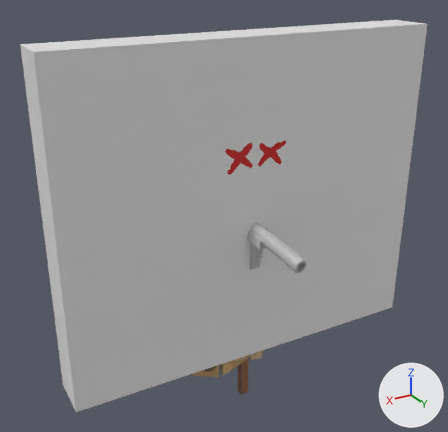
One commit to the glTF model assets/Target (9).glb: the scene before it, then after it.
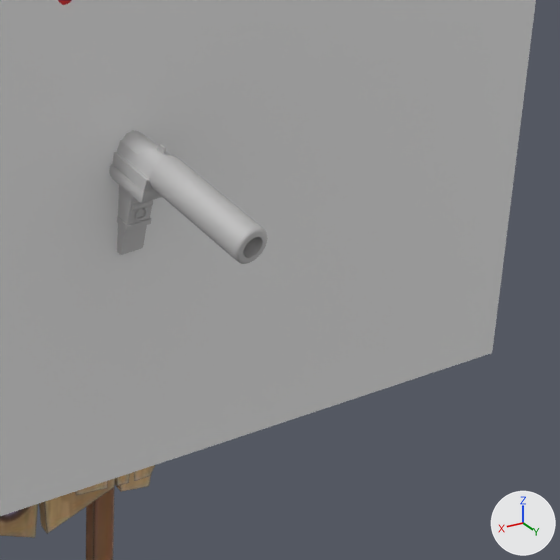
Old and new are each drawn whole from a 50 mm lens placed at (-2.76, -40.94, 7.39), pointed at (-4.65, -44.09, 5.82) and again close up on the part from 46% to 93% of the width and 40% to 89% of the height. The axes (+X, +Y, +Z) are drawn at lower right. The lights are the same throughout. Where no turn or scale is listed for an object, it has been applied to the vertices.

Script lines for the objects in view, before the commit:
```python
me_banditrevolver = bpy.data.meshes.new('BanditRevolver')
me_banditrevolver.from_pydata(...)  # 118 vertices, 228 faces; spans x -0.8..0.53, y -0.08..0.03, z -0.01..2.07
me_banditrevolver.materials.append(mat_bandit_revolver_mat)  # picture img_bandit_revolver_diffuse
me_cube = bpy.data.meshes.new('Cube')
me_cube.from_pydata(...)  # 8 vertices, 12 faces; spans x -2.62..0.01, y 0.0..0.42, z 0.0..2.22
me_cube.materials.append(mat_monkey)  # its picture is missing
me_old_stylized_agent_pistol_handpainted = bpy.data.meshes.new('old_stylized_agent_pistol_handpainted')
me_old_stylized_agent_pistol_handpainted.from_pydata(...)  # 737 vertices, 1370 faces; spans x -0.09..0.066, y -0.113..0.716, z -0.175..0.234
me_old_stylized_agent_pistol_handpainted.materials.append(mat_pistol_material)  # its picture is missing
ob_banditrevolver = bpy.data.objects.new('BanditRevolver', me_banditrevolver)
ob_banditrevolver.parent = ob_swing
ob_banditrevolver.location = (0.0935, 0.0, 0.0)
ob_banditrevolver.rotation_euler = (0.0, 0.0, -1.571)  # degrees (0, 0, -90)
ob_cube = bpy.data.objects.new('Cube', me_cube)
ob_cube.location = (-3.577, -44.398, 4.708)
ob_old_stylized_agent_pistol_handpainted = bpy.data.objects.new('old_stylized_agent_pistol_handpainted', me_old_stylized_agent_pistol_handpainted)
ob_old_stylized_agent_pistol_handpainted.location = (-4.845, -44.281, 5.582)
# also in view: 'BanditDynamite' at (-4.92, -44.1, 5.35)
```
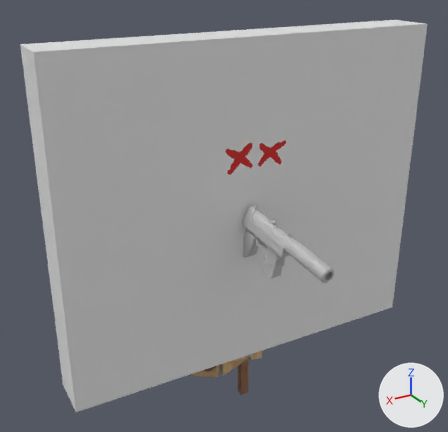
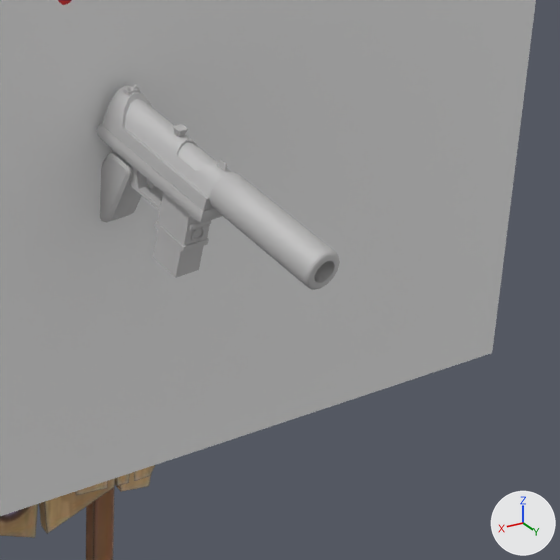
Diff of the bpy script that builds the scene:
```diff
--- a/assets/Target (9).glb.py
+++ b/assets/Target (9).glb.py
@@ ob_old_stylized_agent_pistol_handpainted @@
 ob_old_stylized_agent_pistol_handpainted = bpy.data.objects.new('old_stylized_agent_pistol_handpainted', me_old_stylized_agent_pistol_handpainted)
-ob_old_stylized_agent_pistol_handpainted.location = (-4.845, -44.281, 5.582)
+ob_old_stylized_agent_pistol_handpainted.location = (-4.815, -43.998, 5.659)
```

Location of each change, [x1, y1, x2, y2] in pixels of the close-ups (560 x 560 px):
'old_stylized_agent_pistol_handpainted', moved
    before: [109, 130, 268, 264]
    after: [97, 85, 340, 290]
